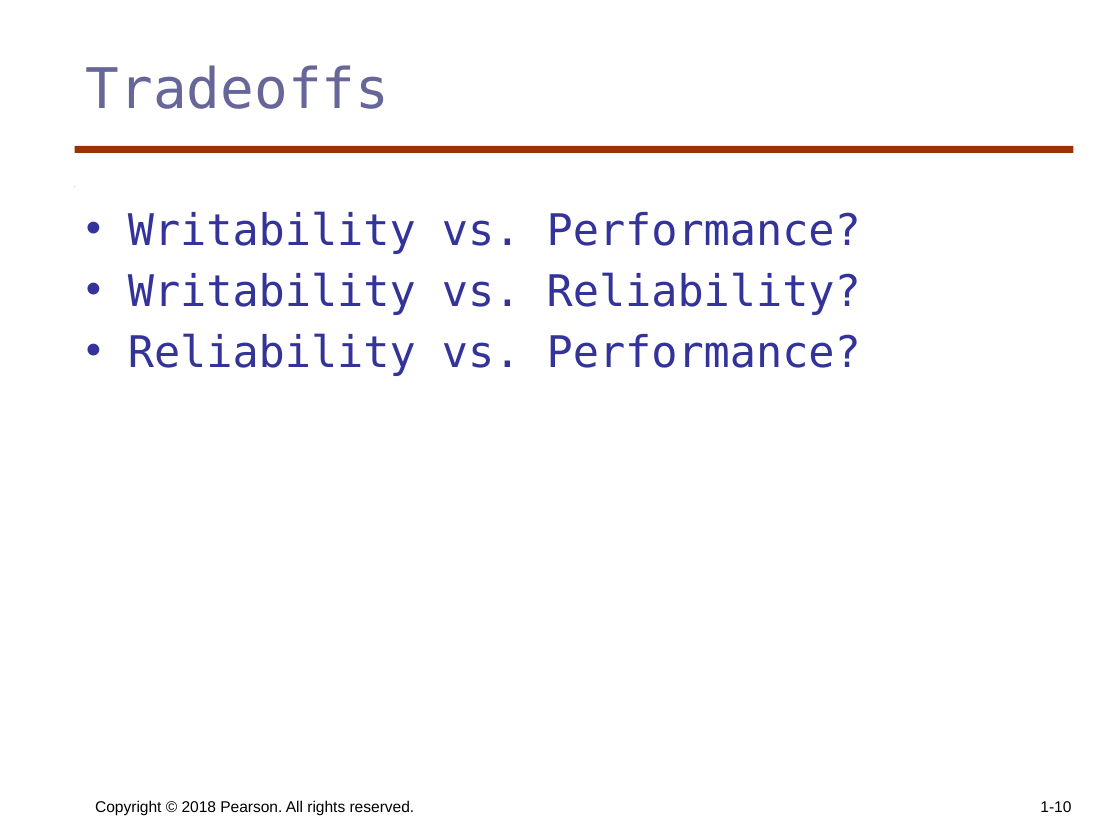
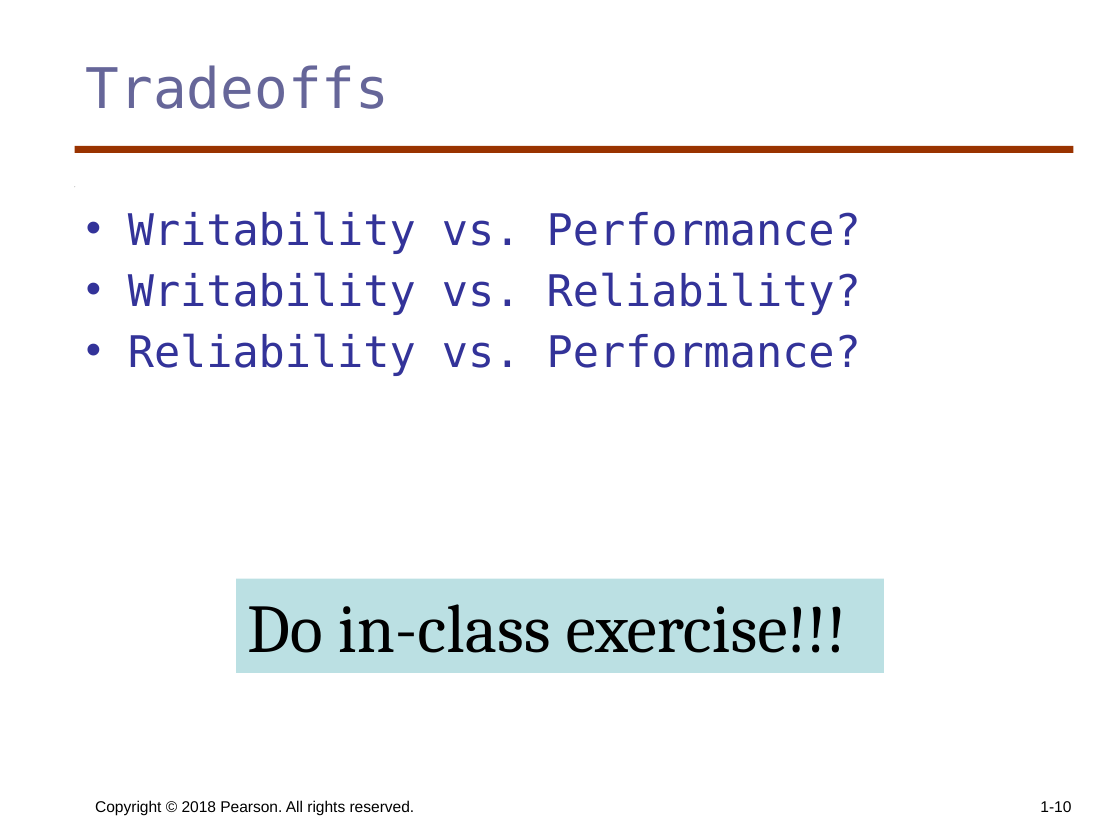
Before and after one commit to KurmasGVSU/KurmasGVSU.github.io, a slide deck: slide 10 of Teaching/Courses/W23/CIS343/LectureNotes/cis343_ch1pt2.pptx. Drawn at 1120x840 pixels with LibreOffice and Linux fonts; fonts in the diff are those of the drawing. Boxes give left, top, right and bottom in pixels: in the first picture for what was removed or moved away, otherwise in the second. Text is boxed around its words. In the diff, an @@ line names an element or a change of style, - is before the commit and + after.

Commit message:
CIS 343 slides

```diff
--- a/Teaching/Courses/W23/CIS343/LectureNotes/cis343_ch1pt2.pptx
+++ b/Teaching/Courses/W23/CIS343/LectureNotes/cis343_ch1pt2.pptx
@@ rectangle added at (x1=236, y1=579, x2=884, y2=673), fill #BBE0E3, 44 pt, text #000000 @@
+Do in-class exercise!!!
```
Also in this commit, not shown: 1 other slide changed, 7 slides added, 12 other files.
